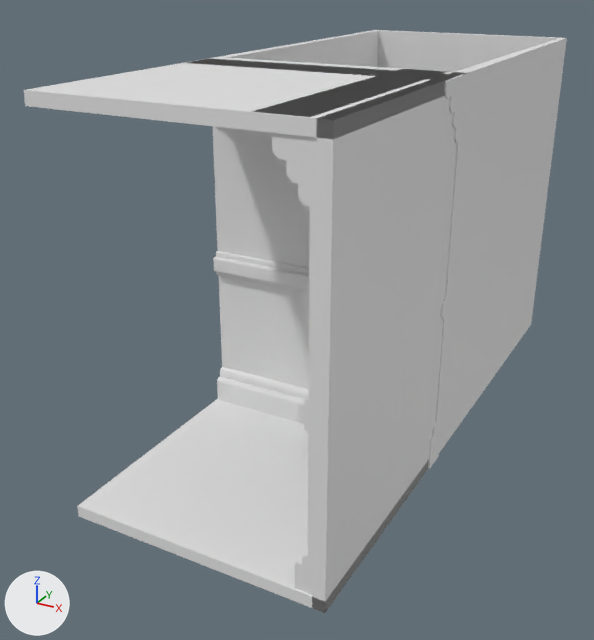
Renders of the FBX model Assets/Models/Room/right corner wall.fbx from each side of a commit.
Both versions are drawn from a 50 mm camera at (3.74, -5.53, 3.7) aimed at (0.69, 0.03, 0.92). Arrows for +X, +Y and +Z are at lower left; the lights stay in place. Vertices at the same position are counted once.

The scene before the commit, as lines of its bpy script (objects in view):
```python
me_plane_002 = bpy.data.meshes.new('Plane.002')
me_plane_002.from_pydata(...)  # 263 vertices, 202 faces; spans x 0.0..2.01, y -2.0..3.0, z 0.0..3.0
ob_right_corner_wall = bpy.data.objects.new('right corner wall', me_plane_002)
ob_right_corner_wall.location = (0.0, 0.0, 0.0)
```
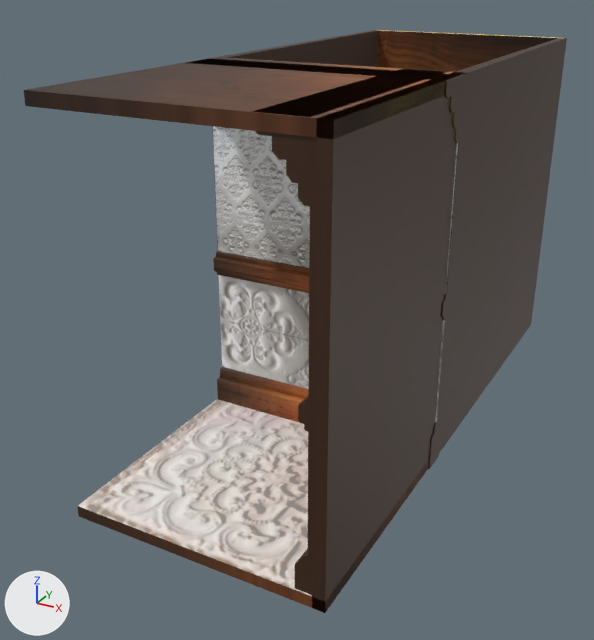
Location of each change, (x1, y1, x2, y2) in pixels of the pictures (594 x 640 px):
'right corner wall', recoloured, surface changed
    both: (23, 30, 567, 613)
part 1 of me_plane_002, recoloured
    both: (23, 30, 567, 613)
part 2 of me_plane_002, recoloured (grey to brown)
    both: (377, 31, 557, 72)
part 3 of me_plane_002, surface changed (white to grey)
    both: (78, 30, 557, 596)

Patch to the scene script:
```diff
--- a/Assets/Models/Room/right corner wall.fbx.py
+++ b/Assets/Models/Room/right corner wall.fbx.py
@@ img_02_png @@
+img_02_png = load_image('02.png', '../../Textures/02.png', 1024, 1024, 'sRGB')
@@ img_madera_02_jpeg @@
+img_madera_02_jpeg = load_image('madera_02.jpeg', '../../Textures/madera_02.jpeg', 1280, 800, 'sRGB')
@@ img_gold_01_jpeg @@
+img_gold_01_jpeg = load_image('gold_01.jpeg', '../../Textures/gold_01.jpeg', 626, 267, 'sRGB')
@@ img_01_png @@
+img_01_png = load_image('01.png', '../../Textures/01.png', 1024, 1024, 'sRGB')
@@ mat_rombos @@
+mat_rombos = principled_material('rombos')
+mat_rombos.texture = img_02_png
@@ mat_wood @@
+mat_wood = principled_material('Wood')
+mat_wood.texture = img_madera_02_jpeg
@@ mat_footer @@
+mat_footer = principled_material('footer')
+mat_footer.texture = img_02_png
@@ mat_gold @@
+mat_gold = principled_material('gold')
+mat_gold.texture = img_gold_01_jpeg
@@ mat_cuadritos @@
+mat_cuadritos = principled_material('cuadritos')
+mat_cuadritos.texture = img_01_png
@@ me_plane_002 @@
 me_plane_002.from_pydata(...)  # 263 vertices, 202 faces; spans x 0.0..2.01, y -2.0..3.0, z 0.0..3.0
 # used by ob_right_corner_wall; location = (0.0, 0.0, 0.0)
+# me_plane_002 part 1: 162 of the faces centred in x 0.0..2.01, y -2.0..1.5, z 0.0..3.0 switch from no material to mat_wood (picture img_madera_02_jpeg)
+# me_plane_002 part 2: 2 of the faces centred in x 1.0, y 2.94..3.0, z 1.5..1.53 switch from no material to mat_wood (picture img_madera_02_jpeg)
+# me_plane_002 part 3: texture (UV) coordinates of 88 of 202 faces, centred in x 1.0..2.0, y -1.0..2.97, z 0.09..3.0, changed; they spanned u 0.0..0.98, v 0.0..0.98 and now span u -0.2..1.19, v 0.0..1.0
+me_plane_002.materials.append(mat_gold)  # picture img_gold_01_jpeg
+me_plane_002.materials.append(mat_rombos)  # picture img_02_png
+me_plane_002.materials.append(mat_footer)  # picture img_02_png
+me_plane_002.materials.append(mat_cuadritos)  # picture img_01_png
```
